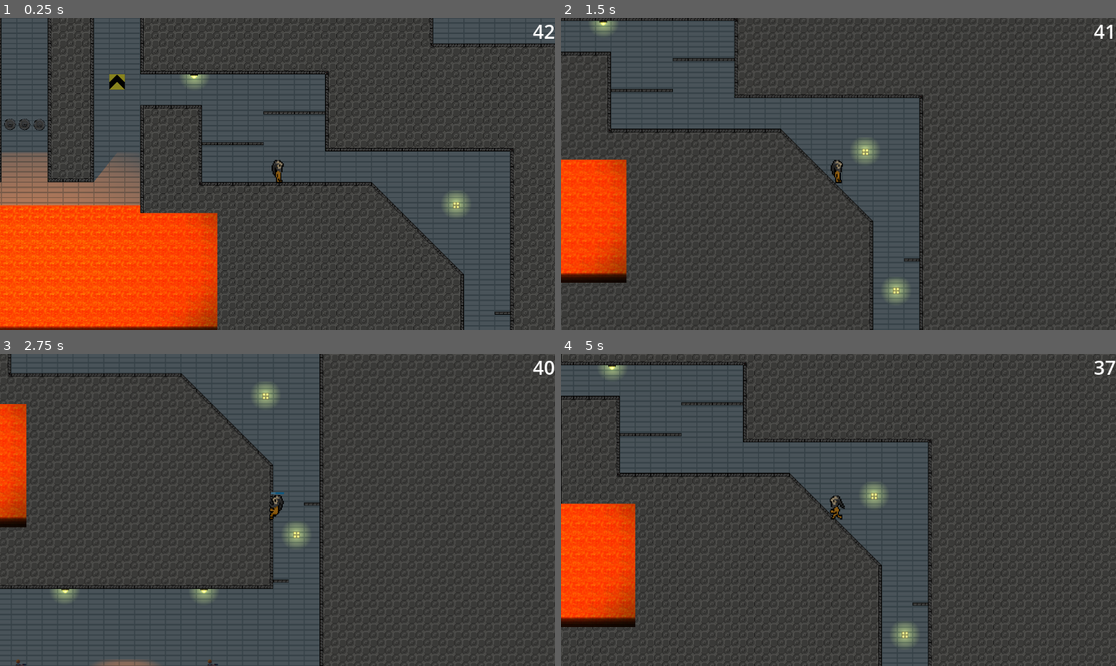
Above: before the commit, frames 1-4 (two rows, left to right).
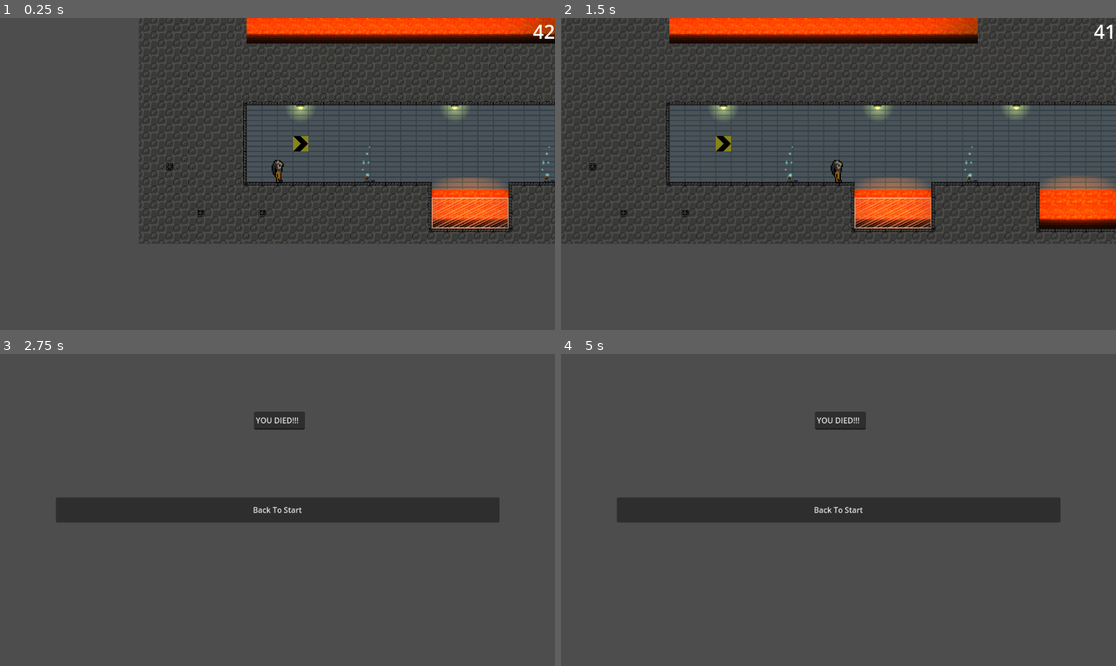
Above: after the commit, the same moments.

Repository: tristeceratops/42GameJam
Game: Godot game, scene res://boss_level_ld_ew.tscn
The game is run twice, just before and just after one commit, with the same random seed, the same clock (stepped at 60 frames per second) and the same inputs. This scene is started directly instead of the project's main scene.
Inputs (mouse positions are in pixels of both pictures, inside the frame that each line leads up to):
- Up to frame 1 (0.25 s): no input
- Up to frame 2 (1.5 s): tap Enter at 0.5 s; move the mouse to (960, 158) at 0.52 s; hold S (crouch) 0.53-1.28 s; hold D (move_right) from 0.53 s (still down); tap Space (jump) at 0.77 s; move the mouse to (727, 189) at 1.27 s; tap E (dash) at 1.35 s
- Up to frame 3 (2.75 s): tap Space (jump) at 1.52 s; move the mouse to (333, 441) at 2.02 s; release D (move_right) at 2.03 s; hold A (move_left) from 2.03 s (still down); click (333, 441) at 2.1 s
- Up to frame 4 (5 s): move the mouse to (810, 572) at 2.77 s; release A (move_left) at 2.78 s; hold D (move_right) 2.78-4.28 s; tap S (crouch) at 2.85 s; tap Space (jump) at 3.02, 3.77, 4.52 s; move the mouse to (1005, 556) at 3.52 s; tap E (dash) at 3.6 s; move the mouse to (672, 463) at 4.27 s; hold A (move_left) from 4.28 s (still down); click (672, 463) at 4.35 s

The runs differ from the first frame. In frame 1, 41% of the frame differs, in the area x 0-100%, y 0-100%; in frame 2, 33%; in frame 3, 17%; in frame 4, 21%.

Commit message:
move georges boss level

Diff:
--- a/george-game/boss_level_ld_ew.tscn
+++ b/george-game/boss_level_ld_ew.tscn
@@ -213,7 +213,7 @@
 tile_set = SubResource("TileSet_txxyi")
 
 [node name="Couche2" type="TileMapLayer" parent="Couche1"]
-tile_map_data = PackedByteArray("AAATAC0AAAABAAYAAAAUAC0AAAA …(784 unchanged characters)… EAAIAAAAIAAIAAAAEAAIAAAAXAP7/AAADAAIAAAAaABcAAAAFAAQAAAAbABcAAAAFAAQAAAAcABcAAAAFAAQAAAAdABcAAAAFAAQAAAAhABUAAAAFAAQAAAAgABUAAAAFAAQAAAAfABUAAAAFAAQAAAAeABUAAAAFAAQAAAA=")
+tile_map_data = PackedByteArray("AAATAC0AAAABAAYAAAAUAC0AAAA …(784 unchanged characters)… EAAIAAAAIAAIAAAAEAAIAAAAXAP7/AAADAAIAAAA=")
 tile_set = SubResource("TileSet_txxyi")
 
 [node name="LavaArea" type="Area2D" parent="Couche1" groups=["traps"]]
@@ -260,7 +260,7 @@
 texture = ExtResource("4_exc7c")
 
 [node name="player_node" parent="." instance=ExtResource("5_s0aoa")]
-position = Vector2(990, 810)
+position = Vector2(289, 1420)
 tile_of_death = ExtResource("6_jaadu")
 
 [node name="PlayerCamera" type="Camera2D" parent="player_node"]
